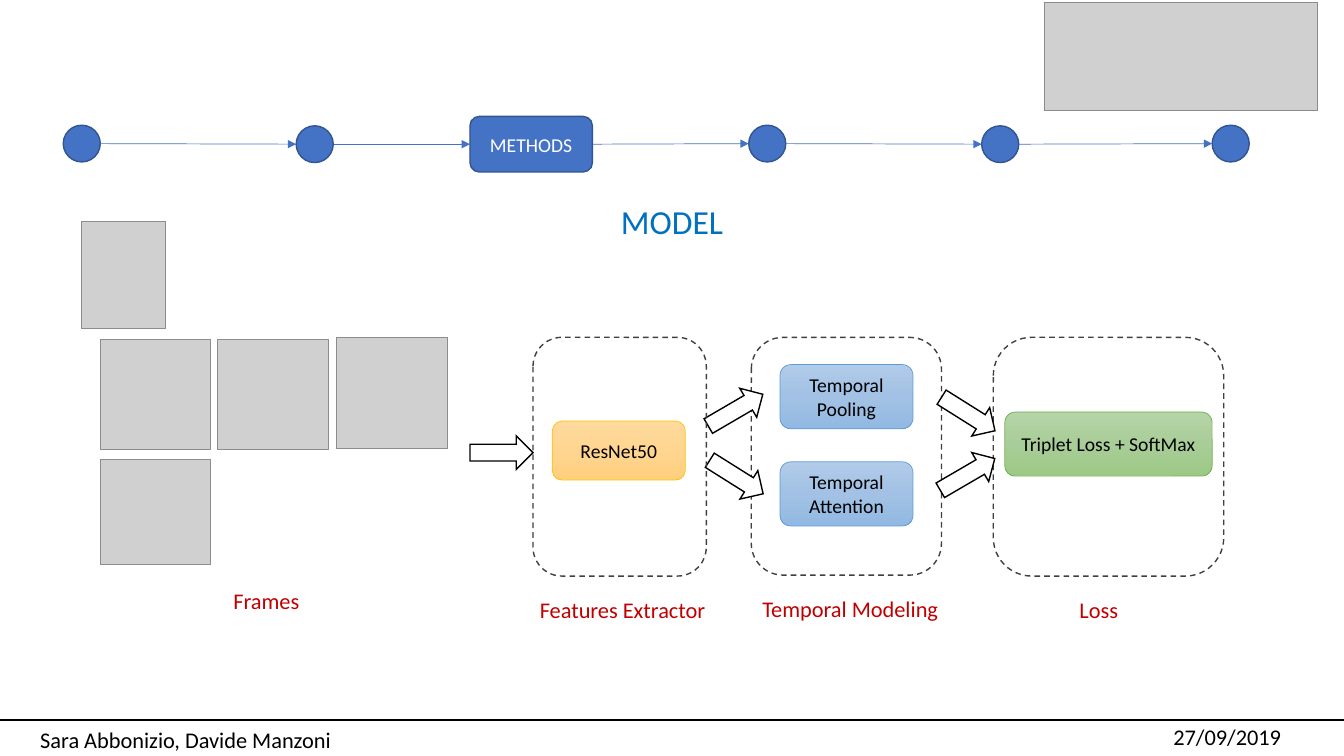
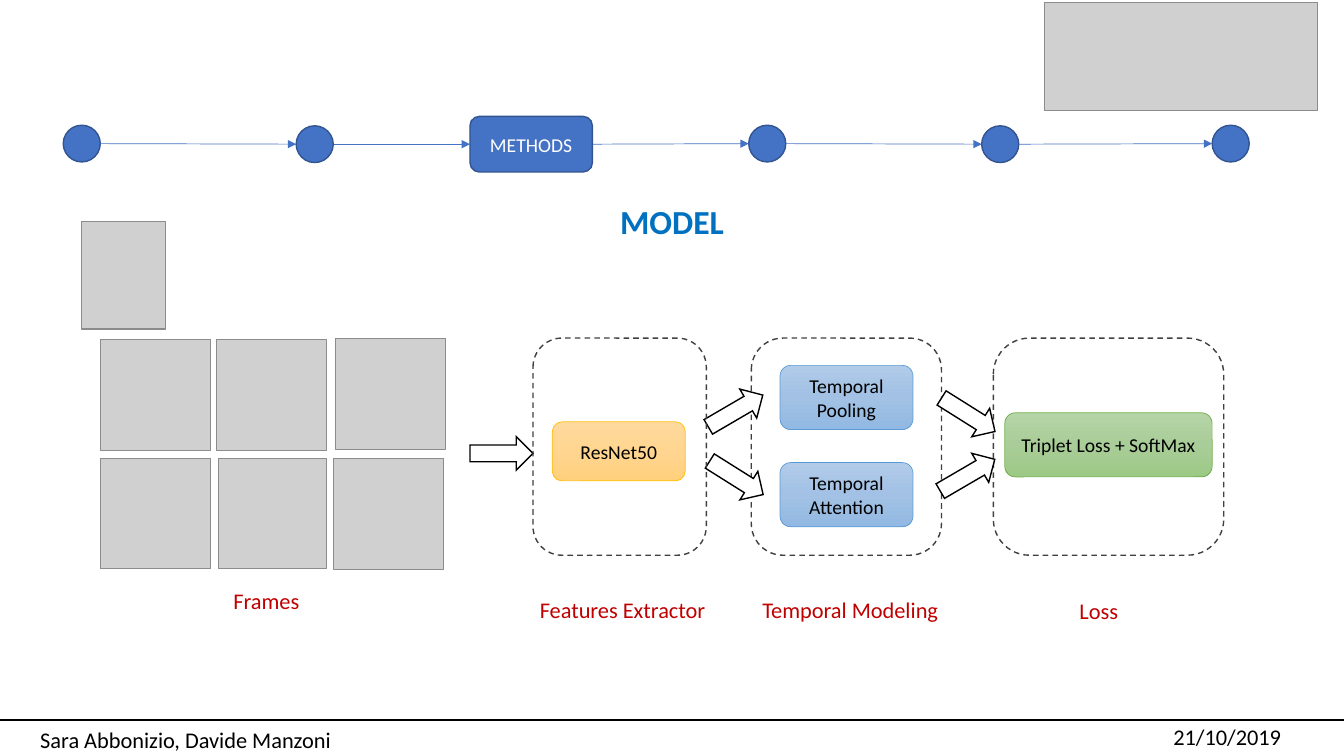
Before and after one commit to univpmCV2019/ReIdentification, a slide deck: slide 6 of Presentazione.pptx. Drawn at 1344x756 pixels with LibreOffice and Linux fonts; fonts in the diff are those of the drawing; grey boxes stand for pictures. Boxes give left, top, right and bottom in pixels: in the first picture for what was removed or moved away, otherwise in the second. Text is boxed around its words. In the diff, an @@ line names an element or a change of style, - is before the commit and + after.

```diff
--- a/Presentazione.pptx
+++ b/Presentazione.pptx
@@ text "MODEL" at (620,212,724,235): bold on @@
@@ rounded rectangle: place and size @@
-rounded rectangle at (533,338,707,577)
+rounded rectangle at (533,338,707,555)
@@ rounded rectangle: place and size @@
-rounded rectangle at (751,338,942,576)
+rounded rectangle at (751,338,942,555)
@@ rounded rectangle: place and size @@
-rounded rectangle at (993,338,1224,577)
+rounded rectangle at (993,338,1224,555)
@@ picture: place and size @@
-picture at (101,459,212,565)
+picture at (101,459,212,570)
@@ picture added at (219,459,327,569) @@
@@ picture added at (334,459,445,570) @@
@@ text at (1173,729,1281,746): text changed @@
-27/09/2019
+21/10/2019
```
Also in this commit, not shown: 14 other slides changed, 1 slide added, 1 other file.
